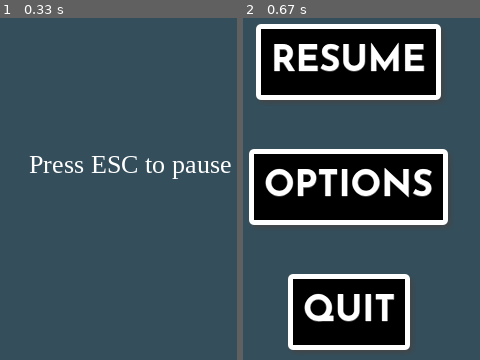
Above: before the commit, frames 1-2 (left to right).
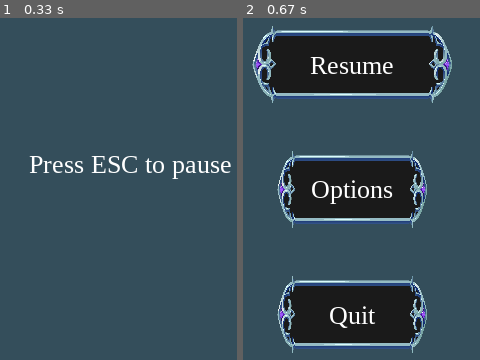
Above: after the commit, the same moments.

Repository: LukasKryzauskasCodeAcademy/PTUA11_PyGame
Game: pygame game, started from game.py
Two runs of this game, one before a commit and one after it. Both use one fixed random seed, a clock stepped at 60 frames per second and the inputs below.
Inputs:
- Up to frame 1 (0.33 s): no input
- Up to frame 2 (0.67 s): tap Esc at 0.33 s

Frame 1 is identical in both runs. In frame 2, 48% of the frame differs, in the area x 2-89%, y 1-98%.

Commit message:
Made buttons use one template with text being written on top, to make it more dynamic.

Diff:
--- a/app/Button.py
+++ b/app/Button.py
@@ -1,6 +1,7 @@
 import pygame
+from .Drawing import draw_button_text, white
 
-#TODO maybe move to Drawing class
+
 class Button:
     def __init__(self, surface, x, y, image, size_x, size_y):
         self.image = pygame.transform.scale(image, (size_x, size_y))
@@ -9,9 +10,8 @@
         self.clicked = False
         self.surface = surface
 
-    def draw(self):
+    def draw(self, text=None):
         action = False
-
         # Get mouse position
         pos = pygame.mouse.get_pos()
 
@@ -26,5 +26,8 @@
 
         # Draw button
         self.surface.blit(self.image, (self.rect.x, self.rect.y))
+        # Draw text on top
+        if text:
+            draw_button_text(text, white, self.rect.x, self.rect.y, self.rect)
 
         return action
--- a/app/Drawing.py
+++ b/app/Drawing.py
@@ -17,6 +17,17 @@
 # Define fonts
 font = pygame.font.SysFont('Times New Roman', 26)
 
+# Function for drawing text
+def draw_text(text, text_color, x, y):
+    img = font.render(text, True, text_color)
+    screen.blit(img, (x, y))
+
+
+def draw_button_text(text, text_color, x, y, image_rect):
+    text = font.render(text, True, text_color)
+    text_rect = text.get_rect(center=(image_rect.width / 2 + x, image_rect.height / 2 + y))
+    screen.blit(text, text_rect)
+
 
 class Drawer:
     # Load images
@@ -29,21 +40,11 @@
     # Button images
     potion_img = pygame.image.load('app/img/Icons/potion.png').convert_alpha()
     restart_img = pygame.image.load('app/img/Icons/restart.png').convert_alpha()
-    # Menu buttons
-    resume_img = pygame.image.load('app/img/Buttons/button_resume.png').convert_alpha()
-    options_img = pygame.image.load('app/img/Buttons/button_options.png').convert_alpha()
-    quit_img = pygame.image.load('app/img/Buttons/button_quit.png').convert_alpha()
 
-    audio_img = pygame.image.load('app/img/Buttons/button_audio.png').convert_alpha()
-    back_img = pygame.image.load('app/img/Buttons/button_back.png').convert_alpha()
+    button_img = pygame.image.load('app/img/Icons/button.png').convert_alpha()
     # Load Victory and Defeat images
     victory_img = pygame.image.load('app/img/Icons/victory.png').convert_alpha()
     defeat_img = pygame.image.load('app/img/Icons/defeat.png').convert_alpha()
-
-    # Function for drawing text
-    def draw_text(self, text, text_color, x, y):
-        img = font.render(text, True, text_color)
-        screen.blit(img, (x, y))
 
     # Function for drawing background
     def draw_bg(self):
@@ -55,11 +56,11 @@
         # Draw panel rectangle
         screen.blit(self.panel_img, (0, screen_height - bottom_panel))
         # Show knight stats
-        self.draw_text(f'{knight.name} HP: {knight.hp}', red, 100,
+        draw_text(f'{knight.name} HP: {knight.hp}', red, 100,
                        screen_height - bottom_panel + 10)
         for count, bandit in enumerate(bandit_list):
             # Show name and health for each bandit
-            self.draw_text(f'{bandit.name} HP: {bandit.hp}', red, 550,
+            draw_text(f'{bandit.name} HP: {bandit.hp}', red, 550,
                            (screen_height - bottom_panel + 10) + count * 60)
 
 
--- a/app/__init__.py
+++ b/app/__init__.py
@@ -3,7 +3,7 @@
 pygame.init()
 from config import Config
 from .Fighter import Fighter, HealthBar
-from .Drawing import Drawer, DamageText, green, red, white, screen, screen_width, bottom_panel, screen_height
+from .Drawing import Drawer, DamageText, draw_text, green, red, white, screen, screen_width, bottom_panel, screen_height
 from .Button import Button
 from .Audio import AudioPlayer
 
@@ -91,7 +91,7 @@
         # Draw buttons
         if potion_button.draw():
             potion = True
-        drawer.draw_text(str(knight.potions), red, 150, screen_height - bottom_panel + 70)
+        draw_text(str(knight.potions), red, 150, screen_height - bottom_panel + 70)
 
         if game_over == 0:
             # Player action
@@ -207,12 +207,12 @@
     menu_state = "main"
 
     # Create button instances
-    resume_button = Button(screen, 304, 125, drawer.resume_img, 191, 82)
-    options_button = Button(screen, 297, 250, drawer.options_img, 205, 82)
-    quit_button = Button(screen, 336, 375, drawer.quit_img, 128, 82)
-
-    audio_button = Button(screen, 225, 200, drawer.audio_img, 349, 82)
-    back_button = Button(screen, 332, 450, drawer.back_img, 135, 82)
+    resume_button = Button(screen, screen_width / 2 - 100, 125, drawer.button_img, 200, 80)
+    options_button = Button(screen, screen_width / 2 - 75, 250, drawer.button_img, 150, 80)
+    quit_button = Button(screen, screen_width / 2 - 75, 375, drawer.button_img, 150, 80)
+
+    audio_button = Button(screen, screen_width / 2 - 150, 200, drawer.button_img, 300, 80)
+    back_button = Button(screen, screen_width / 2 - 65, 450, drawer.button_img, 130, 80)
 
     # Game loop
     run = True
@@ -224,21 +224,21 @@
             # Check menu state
             if menu_state == "main":
                 # Display pause screen menu
-                if resume_button.draw():
+                if resume_button.draw("Resume"):
                     game_paused = False
-                if options_button.draw():
+                if options_button.draw("Options"):
                     menu_state = "options"
-                if quit_button.draw():
+                if quit_button.draw("Quit"):
                     run = False
             else:
                 # Display options menu
-                if audio_button.draw():
+                if audio_button.draw("Audio"):
                     pass
-                if back_button.draw():
+                if back_button.draw("Back"):
                     menu_state = "main"
         else:
             # Keep running the game
-            drawer.draw_text("Press ESC to pause", white, 320, 250)
+            draw_text("Press ESC to pause", white, 320, 250)
 
         # Event handler
         for event in pygame.event.get():
Binary file removed: app/img/Buttons/button_audio.png
Binary file removed: app/img/Buttons/button_back.png
Binary file removed: app/img/Buttons/button_options.png
Binary file removed: app/img/Buttons/button_quit.png
Binary file removed: app/img/Buttons/button_resume.png
Binary file added: app/img/Icons/button.png
